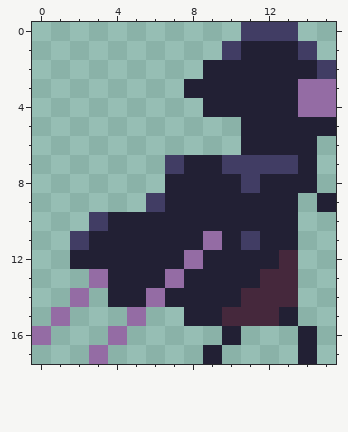
One commit to this pixel-art sprite: images/player-run-006.png. Above is the file before it was changed.
The file is 16x18 pixels. Pixels under 10% opacity are left out.
New version:
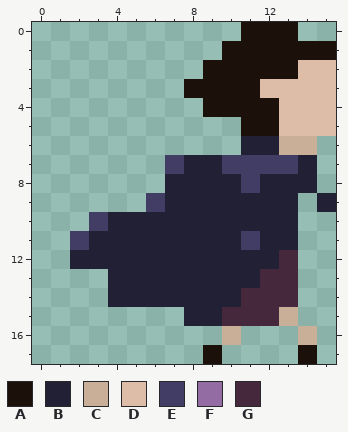
Palette (. is transparent): A #1c110a  B #222034  C #caaf98  D #debda8  E #413d64  F #946ca4  G #45283c
The exact change:
{"y":0,"x":11,"old":"EEE","new":"AAA"}
{"y":1,"x":10,"old":"EBBBE.","new":"AAAAAA"}
{"y":2,"x":9,"old":"BBBBBBE","new":"AAAAADD"}
{"y":3,"x":8,"old":"BBBBBBFF","new":"AAAADDDD"}
{"y":4,"x":9,"old":"BBBBBFF","new":"AAAADDD"}
{"y":5,"x":11,"old":"BBBBB","new":"AADDD"}
{"y":6,"x":13,"old":"BB","new":"CC"}
{"y":11,"x":9,"old":"F","new":"B"}
{"y":12,"x":8,"old":"F","new":"B"}
{"y":13,"x":3,"old":"F","new":"."}
{"y":13,"x":7,"old":"F","new":"B"}
{"y":14,"x":2,"old":"F","new":"."}
{"y":14,"x":6,"old":"F","new":"B"}
{"y":15,"x":1,"old":"F","new":"."}
{"y":15,"x":5,"old":"F","new":"."}
{"y":15,"x":13,"old":"B","new":"C"}
{"y":16,"x":0,"old":"F","new":"."}
{"y":16,"x":4,"old":"F","new":"."}
{"y":16,"x":10,"old":"B","new":"C"}
{"y":16,"x":14,"old":"B","new":"C"}
{"y":17,"x":3,"old":"F","new":"."}
{"y":17,"x":9,"old":"B","new":"A"}
{"y":17,"x":14,"old":"B","new":"A"}
{"label":"changed","picture_box":[32,22,336,364]}
